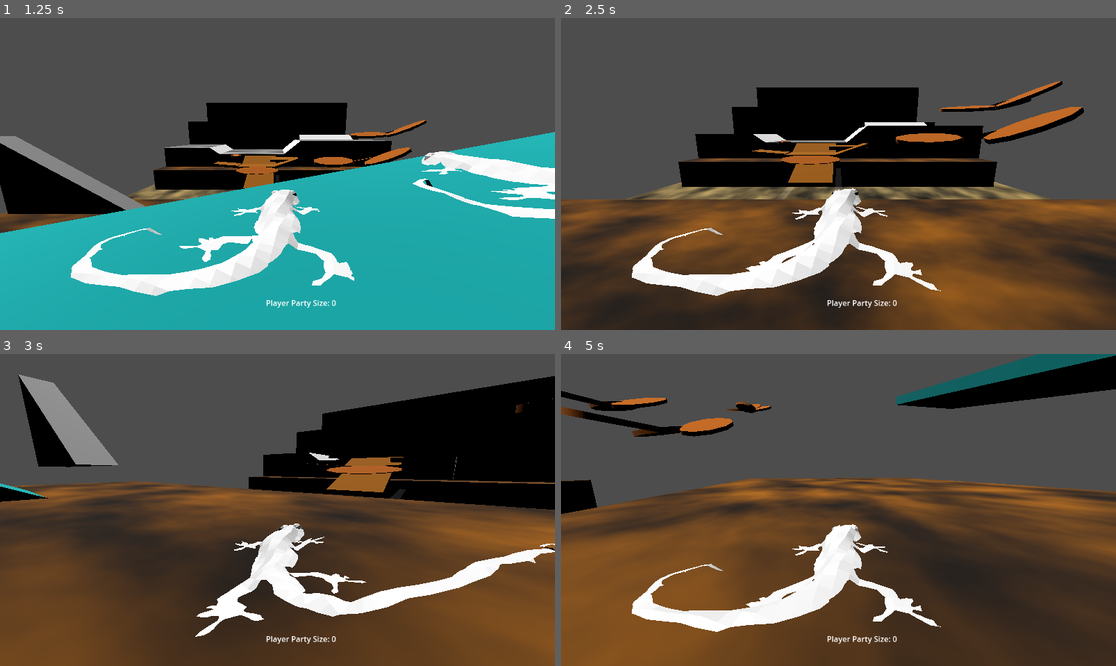
Above: before the commit, frames 1-4 (two rows, left to right).
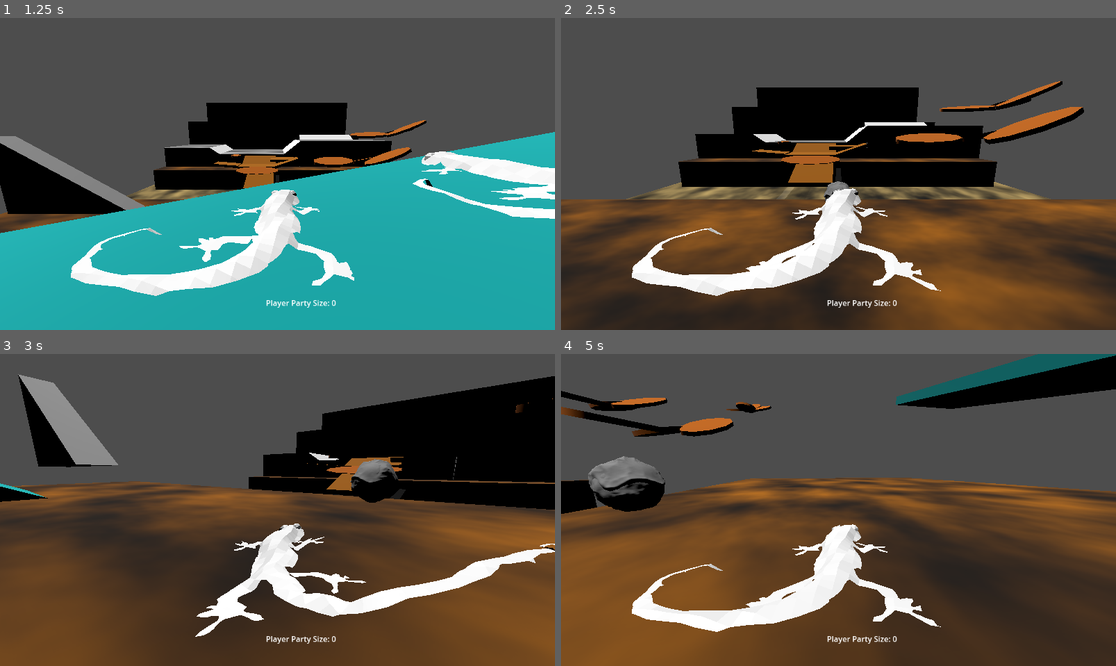
Above: after the commit, the same moments.

Repository: b10-jvz/GMTK-Game-Jam-2024
Game: Godot game, scene res://scenes/menus/home.tscn
The game is run twice, just before and just after one commit, with the same random seed, the same clock (stepped at 60 frames per second) and the same inputs.
Inputs:
- Up to frame 1 (1.25 s): click "PLAY" at 0.5 s
- Up to frame 2 (2.5 s): tap Enter (ui_accept) at 1.25, 1.52, 2.27 s; hold Up (ui_up) from 1.28 s (still down)
- Up to frame 3 (3 s): release Up (ui_up) at 2.78 s; hold Left (ui_left) from 2.78 s (still down)
- Up to frame 4 (5 s): tap Enter (ui_accept) at 3.77, 4.52 s; release Left (ui_left) at 4.28 s; hold Down (ui_down) from 4.28 s (still down)

Frame 1 is identical in both runs. In frame 2, 0.1% of the frame differs, in the area x 47-53%, y 52-59%; in frame 3, 0.7%; in frame 4, 1.5%, in the area x 4-19%, y 32-51%.

Commit message:
restore boulder scene

Diff:
--- a/gekkocrescsendo/scenes/levels/canyon/boulder.tscn
+++ b/gekkocrescsendo/scenes/levels/canyon/boulder.tscn
@@ -42,22 +42,28 @@
 "roll": SubResource("Animation_g5t1s")
 }
 
+[sub_resource type="SphereShape3D" id="SphereShape3D_djob5"]
+radius = 1.32693
+
+[sub_resource type="SphereMesh" id="SphereMesh_cl2f0"]
+
 [node name="Boulder" type="Node3D"]
 script = ExtResource("1_qudxq")
+BoulderType = 0
 
 [node name="Meshes" type="Node3D" parent="."]
+transform = Transform3D(1, 0, 0, 0, 1, 0, 0, 0, 1, 0, 0.473734, 0)
 
 [node name="Boulder" type="MeshInstance3D" parent="Meshes"]
-visible = false
 mesh = ExtResource("3_v560y")
 skeleton = NodePath("")
 
 [node name="Boulder3" type="MeshInstance3D" parent="Meshes"]
-visible = false
 mesh = ExtResource("2_5tluu")
 skeleton = NodePath("")
 
 [node name="Boulder2" type="MeshInstance3D" parent="Meshes"]
+visible = false
 mesh = ExtResource("1_kgmjo")
 skeleton = NodePath("")
 
@@ -65,3 +71,42 @@
 libraries = {
 "": SubResource("AnimationLibrary_v0o65")
 }
+
+[node name="StaticBody3D" type="StaticBody3D" parent="."]
+transform = Transform3D(1, 0, 0, 0, 1, 0, 0, 0, 1, 0, 0.637043, 0)
+collision_layer = 2
+
+[node name="CollisionShape3D" type="CollisionShape3D" parent="StaticBody3D"]
+shape = SubResource("SphereShape3D_djob5")
+
+[node name="TargetNodes" type="Node3D" parent="."]
+transform = Transform3D(1, 0, 0, 0, 1, 0, 0, 0, 1, 0, 0.333844, 0)
+
+[node name="TargetNode" type="Node3D" parent="TargetNodes"]
+transform = Transform3D(1, 0, 0, 0, 1, 0, 0, 0, 1, -0.0312816, 0, -1.41755)
+
+[node name="MeshInstance3D" type="MeshInstance3D" parent="TargetNodes/TargetNode"]
+transform = Transform3D(0.392115, 0, 0, 0, 0.392115, 0, 0, 0, 0.392115, 0, 0, 0)
+visible = false
+mesh = SubResource("SphereMesh_cl2f0")
+
+[node name="TargetNode2" type="Node3D" parent="TargetNodes"]
+transform = Transform3D(1, 0, 0, 0, 1, 0, 0, 0, 1, -1.28246, -4.76837e-07, -0.424513)
+
+[node name="MeshInstance3D" type="MeshInstance3D" parent="TargetNodes/TargetNode2"]
+transform = Transform3D(0.392115, 0, 0, 0, 0.392115, 0, 0, 0, 0.392115, 0, 0, 0)
+visible = false
+mesh = SubResource("SphereMesh_cl2f0")
+
+[node name="TargetNode3" type="Node3D" parent="TargetNodes"]
+transform = Transform3D(1, 0, 0, 0, 1, 0, 0, 0, 1, 1.02572, 4.76837e-07, -0.471149)
+
+[node name="MeshInstance3D" type="MeshInstance3D" parent="TargetNodes/TargetNode3"]
+transform = Transform3D(0.392115, 0, 0, 0, 0.392115, 0, 0, 0, 0.392115, 0, 0, 0)
+visible = false
+mesh = SubResource("SphereMesh_cl2f0")
+
+[node name="Timer" type="Timer" parent="."]
+wait_time = 3.0
+
+[connection signal="timeout" from="Timer" to="." method="_on_timer_timeout"]
--- a/gekkocrescsendo/scenes/levels/slab-level/slab-level.tscn
+++ b/gekkocrescsendo/scenes/levels/slab-level/slab-level.tscn
@@ -1,8 +1,9 @@
-[gd_scene load_steps=66 format=3 uid="uid://c4sr2nlxjilc2"]
-
-[ext_resource type="PackedScene" path="res://scenes/levels/slab-level/slab.tscn" id="1_m8n03"]
+[gd_scene load_steps=67 format=3 uid="uid://c4sr2nlxjilc2"]
+
+[ext_resource type="PackedScene" uid="uid://dtjnm85sqb06p" path="res://scenes/levels/slab-level/slab.tscn" id="1_m8n03"]
 [ext_resource type="PackedScene" uid="uid://6fmg8wklvy1t" path="res://FancyPlayer.tscn" id="2_ysbwk"]
 [ext_resource type="PackedScene" uid="uid://cugq1jlkn13bu" path="res://friendly_gecko_body_3d.tscn" id="3_sxpag"]
+[ext_resource type="PackedScene" uid="uid://dggihl0bv1ba8" path="res://scenes/levels/canyon/boulder.tscn" id="4_uo3qn"]
 
 [sub_resource type="FastNoiseLite" id="FastNoiseLite_0nfvw"]
 
@@ -536,3 +537,6 @@
 
 [node name="FriendlyGeckoBody3D5" parent="." instance=ExtResource("3_sxpag")]
 transform = Transform3D(1, 0, 0, 0, 1, 0, 0, 0, 1, 16.4987, 17.7581, 53.963)
+
+[node name="Boulder" parent="." instance=ExtResource("4_uo3qn")]
+transform = Transform3D(1, 0, 0, 0, 1, 0, 0, 0, 1, 0, 6.68302, 28.444)
Not shown: 1 places in gekkocrescsendo/scenes/levels/canyon/boulder.tscn that only renumber resources
